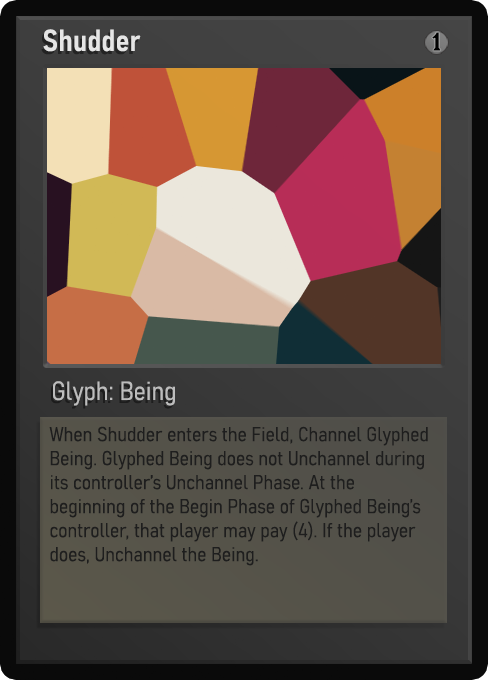
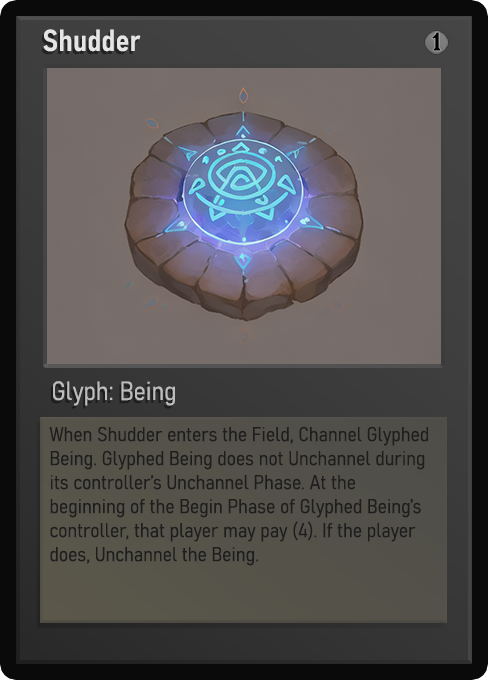
Two versions of the same layered image (488 × 680). Layer-by-layer changes:
painted on "Name" over [44, 29, 129, 52]
painted on "Class" over [53, 381, 175, 406]
painted on "Desc_small" over [50, 426, 428, 566]
painted on "Artwork" over [47, 68, 441, 364]
